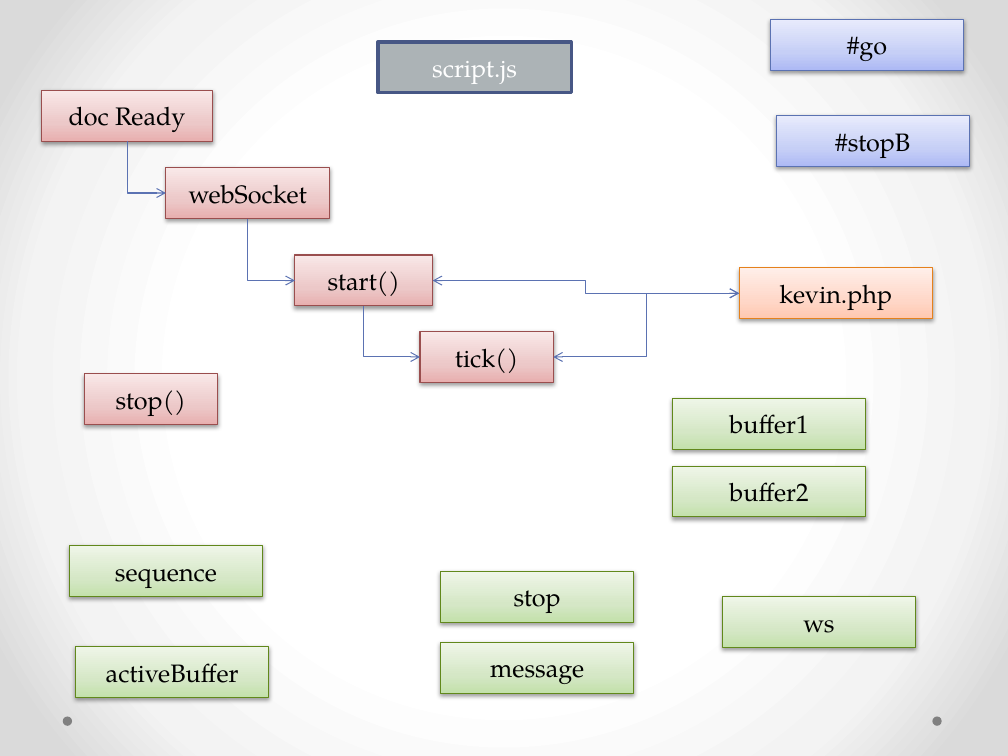
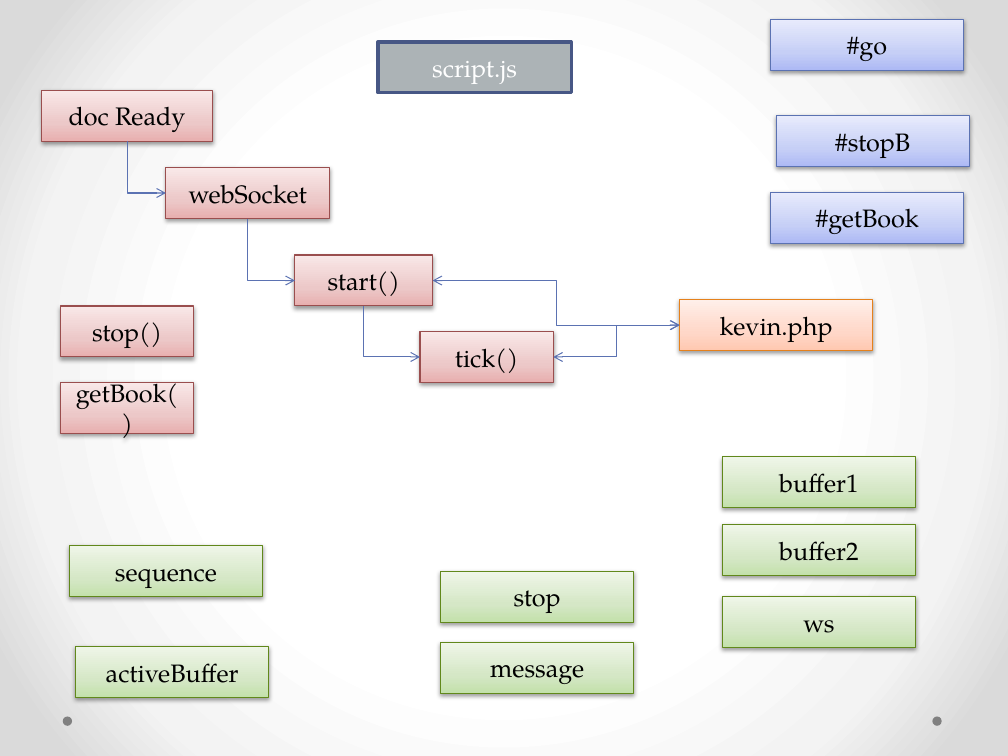
Before and after one commit to JamesLeB/Kevin, a slide deck: slide 8 of Document.pptx. Drawn at 1008x756 pixels with LibreOffice and Linux fonts; fonts in the diff are those of the drawing. Boxes give left, top, right and bottom in pixels: in the first picture for what was removed or moved away, otherwise in the second. Text is boxed around its words. In the diff, an @@ line names an element or a change of style, - is before the commit and + after.

Commit message:
Add get book code to test get book function

```diff
--- a/Document.pptx
+++ b/Document.pptx
@@ rectangle added at [771,193,965,244], fill gradient #ADBBF6 to #C5CFF8 to #E8ECFD, outline #5C72B2 0.75 pt, 18 pt, text #000000 @@
+#getBook
@@ elbow double arrow moved from (432, 280) - (739, 293) to (432, 280) - (679, 326) @@
@@ rectangle "kevin.php": place and size @@
-rectangle "kevin.php" at [739,268,932,320]
+rectangle "kevin.php" at [679,299,873,351]
@@ rectangle "stop()": place and size @@
-rectangle "stop()" at [84,374,217,425]
+rectangle "stop()" at [60,306,194,358]
@@ elbow double arrow moved from (553, 357) - (739, 293) to (553, 357) - (679, 326) @@
@@ rectangle added at [60,382,194,433], fill gradient #E8B0B0 to #EDC8C8 to #F9E9E9, outline #9A4E4E 0.75 pt, 18 pt, text #000000 @@
+getBook()
@@ rectangle "buffer1": place and size @@
-rectangle "buffer1" at [672,398,866,450]
+rectangle "buffer1" at [723,457,916,508]
@@ rectangle "buffer2": place and size @@
-rectangle "buffer2" at [672,466,866,517]
+rectangle "buffer2" at [723,525,916,577]
```
Also in this commit, not shown: 1 other slide changed, 3 other files.
